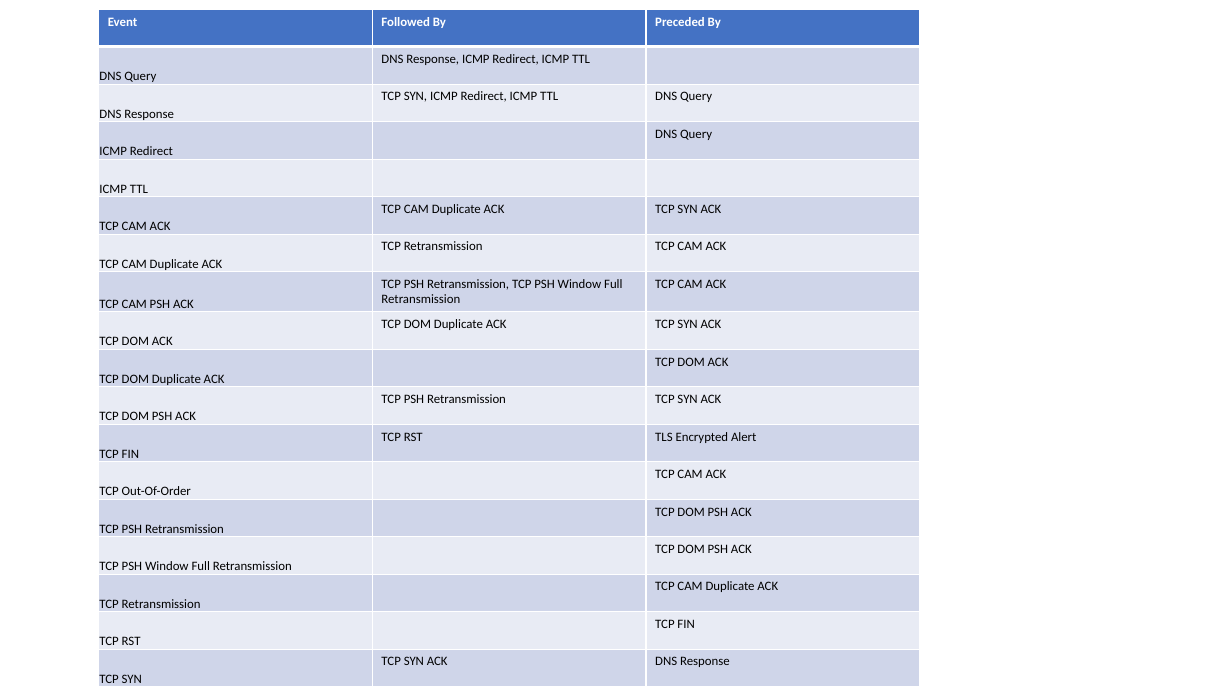
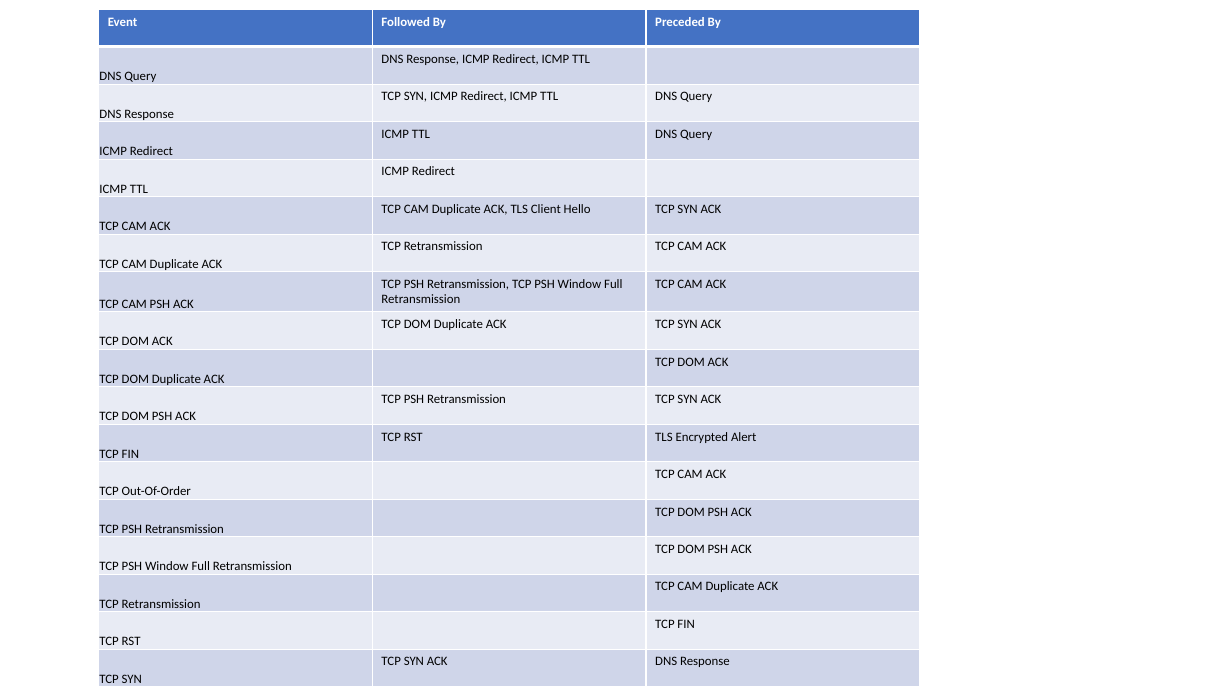
Before and after one commit to Ebiquity/system_data_generator, a slide deck: slide 2 of network_data_kg.pptx. Drawn at 1232x693 pixels with LibreOffice and Linux fonts; fonts in the diff are those of the drawing. Boxes give left, top, right and bottom in pixels: in the first picture for what was removed or moved away, otherwise in the second. Text is boxed around its words. In the diff, an @@ line names an element or a change of style, - is before the commit and + after.

```diff
--- a/network_data_kg.pptx
+++ b/network_data_kg.pptx
@@ table at [99, 9, 920, 691] @@
-row 4, column 2: 
+row 4, column 2: ICMP TTL
-row 5, column 2: 
+row 5, column 2: ICMP Redirect
-row 6, column 2: TCP CAM Duplicate ACK
+row 6, column 2: TCP CAM Duplicate ACK, TLS Client Hello
```
Also in this commit, not shown: 1 other slide changed, 8 other files.
